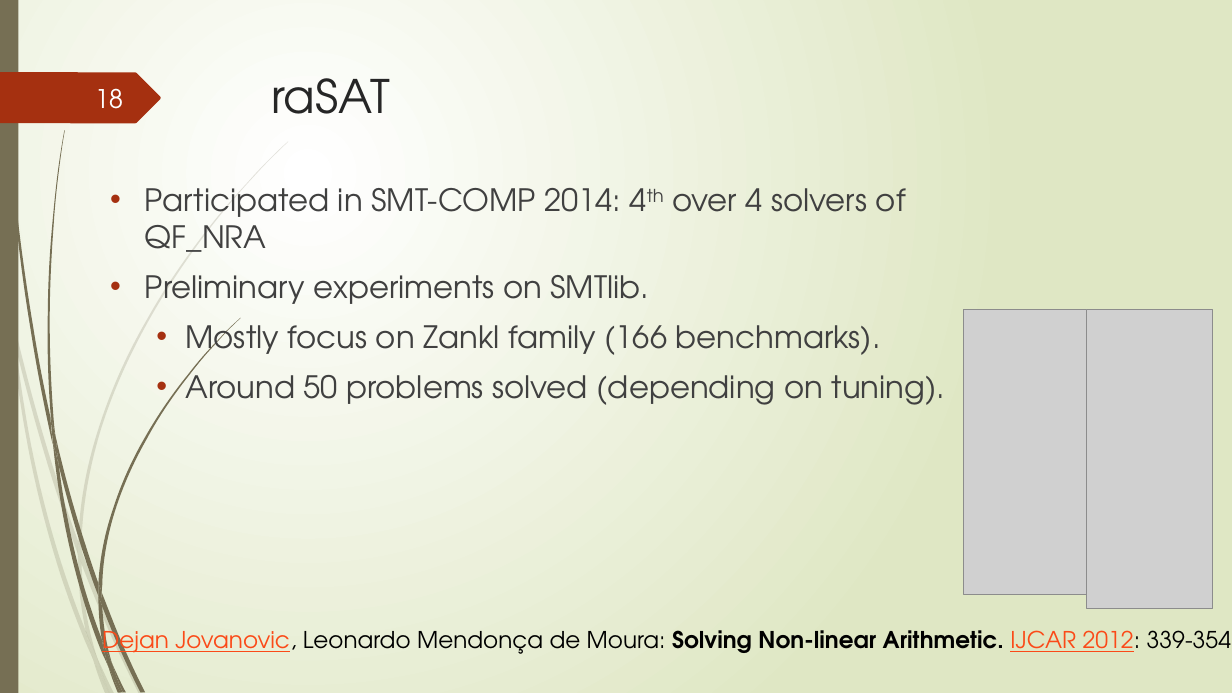
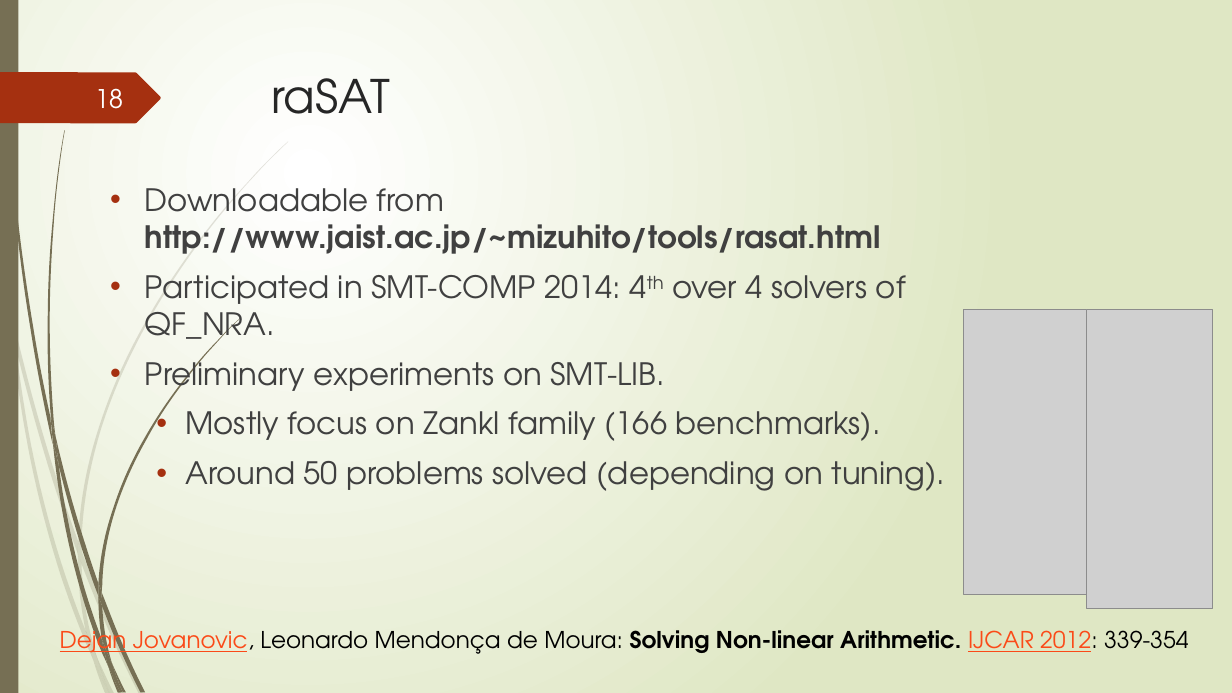
Before and after one commit to tungvx/raSAT, a slide deck: slide 18 of report/midterm.pptx. Drawn at 1232x693 pixels with LibreOffice and Linux fonts; fonts in the diff are those of the drawing; grey boxes stand for pictures. Boxes give left, top, right and bottom in pixels: in the first picture for what was removed or moved away, otherwise in the second. Text is boxed around its words. In the diff, an @@ line names an element or a change of style, - is before the commit and + after.

Commit message:
finish slides

```diff
--- a/report/midterm.pptx
+++ b/report/midterm.pptx
@@ text at (145,188,906,400): text changed @@
-• Participated in SMT-COMP 2014: 4th over 4 solvers of QF_NRA
-• Preliminary experiments on SMTlib.
+• Downloadable from http://www.jaist.ac.jp/~mizuhito/tools/rasat.html
+• Participated in SMT-COMP 2014: 4th over 4 solvers of QF_NRA.
+• Preliminary experiments on SMT-LIB.
@@ text "Dejan Jovanovic, Leonardo Mendonça de ...": place and size @@
-text "Dejan Jovanovic, Leonardo Mendonça de ..." at (102,624,1231,659)
+text "Dejan Jovanovic, Leonardo Mendonça de ..." at (60,624,1188,659)
```
Also in this commit, not shown: 14 other slides changed.
